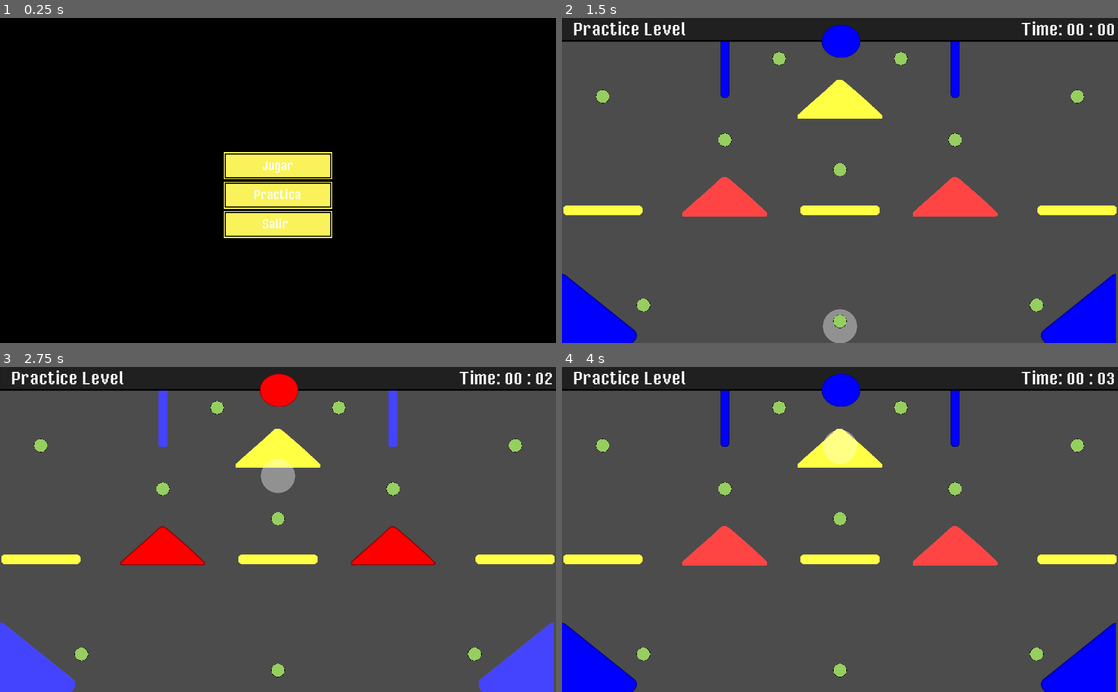
Above: before the commit, frames 1-4 (two rows, left to right).
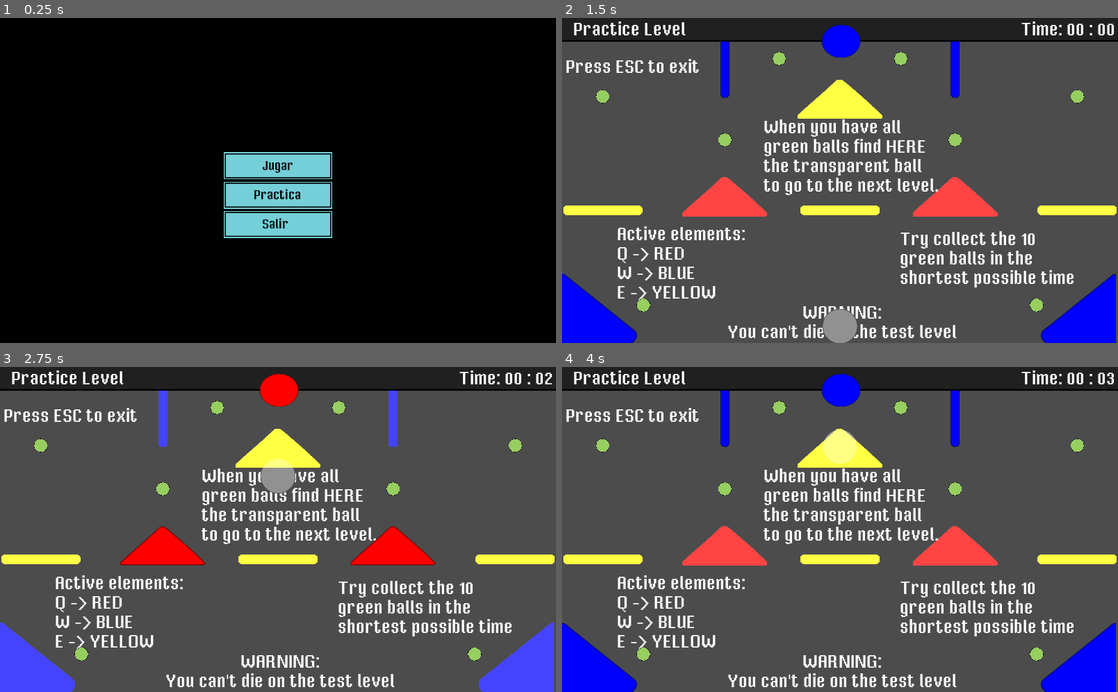
Above: after the commit, the same moments.

Repository: jromano743/final-project-P3
Game: Godot game, scene res://Scenes/MainMenu.tscn
The game is run twice, just before and just after one commit, with the same random seed, the same clock (stepped at 60 frames per second) and the same inputs. Sound files missing from this copy of the repository are replaced by a short silence.
Inputs:
- Up to frame 1 (0.25 s): no input
- Up to frame 2 (1.5 s): click "Practica" at 0.5 s; hold W (blue_button) from 1.28 s (still down)
- Up to frame 3 (2.75 s): release W (blue_button) at 2.03 s; tap Q (red_button) at 2.1 s
- Up to frame 4 (4 s): hold E (yellow_button) 2.78-3.53 s; tap W (blue_button) at 3.6 s

The runs differ from the first frame. In frame 1, 4.5% of the frame differs, in the area x 40-60%, y 41-68%; in frame 2, 6.0%; in frame 3, 6.0%; in frame 4, 6.2%, in the area x 0-92%, y 12-99%.
Error before the commit: Attempt to call function 'play_sfx' in base 'null instance' on a null instance. (res://Scripts/Item.gd:25)

Commit message:
Etapa final - Falta los assets del menu de inicio

Diff:
--- a/Final_project_P3/Scenes/Elements/Ball.tscn
+++ b/Final_project_P3/Scenes/Elements/Ball.tscn
@@ -22,6 +22,8 @@
 mass = 20.0
 physics_material_override = SubResource( 1 )
 gravity_scale = 10.0
+contacts_reported = 1
+contact_monitor = true
 linear_damp = 0.0
 angular_damp = 0.0
 script = ExtResource( 2 )
@@ -34,3 +36,4 @@
 [node name="Sprite" type="Sprite" parent="Ball"]
 scale = Vector2( 0.5, 0.5 )
 texture = ExtResource( 1 )
+[connection signal="body_entered" from="Ball" to="Ball" method="_on_Ball_body_entered"]
--- a/Final_project_P3/Scenes/Level0.tscn
+++ b/Final_project_P3/Scenes/Level0.tscn
@@ -8,12 +8,103 @@
 [ext_resource path="res://Scenes/Elements/Item.tscn" type="PackedScene" id=6]
 [ext_resource path="res://Scenes/HUD.tscn" type="PackedScene" id=7]
 [ext_resource path="res://Scenes/Elements/Triangle.tscn" type="PackedScene" id=8]
+[ext_resource path="res://Scenes/Elements/AudioManager.tscn" type="PackedScene" id=9]
 [ext_resource path="res://Scenes/Elements/ShortRectangle.tscn" type="PackedScene" id=10]
+[ext_resource path="res://Fonts/Mister Pixel Regular.otf" type="DynamicFontData" id=11]
+
+[sub_resource type="DynamicFont" id=2]
+size = 32
+font_data = ExtResource( 11 )
 
 [sub_resource type="RectangleShape2D" id=1]
 extents = Vector2( 621.848, 369.335 )
 
 [node name="Level0" type="Node2D"]
+
+[node name="Controls" type="Label" parent="."]
+anchor_left = 0.5
+anchor_top = 0.5
+anchor_right = 0.5
+anchor_bottom = 0.5
+margin_left = 101.224
+margin_top = 382.857
+margin_right = 334.224
+margin_bottom = 523.857
+custom_fonts/font = SubResource( 2 )
+text = "Active elements:
+Q -> RED
+W -> BLUE
+E 	-> YELLOW"
+__meta__ = {
+"_edit_use_anchors_": false
+}
+
+[node name="Warning" type="Label" parent="."]
+anchor_left = 0.5
+anchor_top = 0.5
+anchor_right = 0.5
+anchor_bottom = 0.5
+margin_left = 304.0
+margin_top = 528.0
+margin_right = 718.0
+margin_bottom = 601.0
+custom_fonts/font = SubResource( 2 )
+text = "WARNING:
+You can't die on the test level"
+align = 1
+__meta__ = {
+"_edit_use_anchors_": false
+}
+
+[node name="Goal" type="Label" parent="."]
+anchor_left = 0.5
+anchor_top = 0.5
+anchor_right = 0.5
+anchor_bottom = 0.5
+margin_left = 622.0
+margin_top = 392.0
+margin_right = 937.0
+margin_bottom = 514.0
+custom_fonts/font = SubResource( 2 )
+text = "Try collect the 10
+green balls in the
+shortest possible time"
+__meta__ = {
+"_edit_use_anchors_": false
+}
+
+[node name="Win" type="Label" parent="."]
+anchor_left = 0.5
+anchor_top = 0.5
+anchor_right = 0.5
+anchor_bottom = 0.5
+margin_left = 371.0
+margin_top = 186.0
+margin_right = 689.0
+margin_bottom = 327.0
+custom_fonts/font = SubResource( 2 )
+text = "When you have all
+green balls find HERE
+the transparent ball
+to go to the next level."
+__meta__ = {
+"_edit_use_anchors_": false
+}
+
+[node name="Exit" type="Label" parent="."]
+anchor_left = 0.5
+anchor_top = 0.5
+anchor_right = 0.5
+anchor_bottom = 0.5
+margin_left = 6.0
+margin_top = 74.0
+margin_right = 256.0
+margin_bottom = 111.0
+custom_fonts/font = SubResource( 2 )
+text = "Press ESC to exit"
+__meta__ = {
+"_edit_use_anchors_": false
+}
 
 [node name="Ball" parent="." instance=ExtResource( 1 )]
 position = Vector2( 512, 150 )
@@ -188,4 +279,6 @@
 position = Vector2( 400, 75 )
 
 [node name="HUD" parent="." instance=ExtResource( 7 )]
+
+[node name="AudioManager" parent="." instance=ExtResource( 9 )]
 [connection signal="body_exited" from="GameZone" to="GameManager" method="_on_GameZone_body_exited"]
--- a/Final_project_P3/Scenes/Level1.tscn
+++ b/Final_project_P3/Scenes/Level1.tscn
@@ -20,31 +20,7 @@
 
 # Declare member variables here. Examples:
 # var a = 2
-# var b = \"text\"
-
-var bar #Barra
-var circle #Circulo
-var lives #Vidas
-var level #Level
-
-# Called when the node enters the scene tree for the first time.
-func _ready():
-	bar = get_node(\"./Bar\")
-	circle = get_node(\"./Circle\")
-	lives = get_node(\"./Lives\")
-	level = get_node(\"./Level\")
-
-
-	print(bar)
-	print(circle)
-	print(lives)
-	print(level.text)
-
-
-# Called every frame. 'delta' is the elapsed time since the previous frame.
-#func _process(delta):
-#	pass
-"
+# var b = \"text"
 
 [node name="Level1" type="Node2D"]
 
--- /dev/null
+++ b/Final_project_P3/Scenes/Level4.tscn
@@ -0,0 +1,91 @@
+[gd_scene load_steps=5 format=2]
+
+[ext_resource path="res://Scenes/GameManager.tscn" type="PackedScene" id=3]
+[ext_resource path="res://Scenes/Elements/AudioManager.tscn" type="PackedScene" id=9]
+[ext_resource path="res://Fonts/Mister Pixel Regular.otf" type="DynamicFontData" id=11]
+
+[sub_resource type="DynamicFont" id=1]
+size = 32
+font_data = ExtResource( 11 )
+
+[node name="Level4" type="Node2D"]
+
+[node name="Congratulations" type="Label" parent="."]
+anchor_left = 0.5
+anchor_top = 0.5
+anchor_right = 0.5
+anchor_bottom = 0.5
+margin_left = 378.568
+margin_top = 76.2582
+margin_right = 617.568
+margin_bottom = 109.258
+custom_fonts/font = SubResource( 1 )
+text = "Congratulations!!"
+__meta__ = {
+"_edit_use_anchors_": false
+}
+
+[node name="Score" type="Label" parent="."]
+anchor_left = 0.5
+anchor_top = 0.5
+anchor_right = 0.5
+anchor_bottom = 0.5
+margin_left = 518.894
+margin_top = 195.436
+margin_right = 756.894
+margin_bottom = 237.436
+custom_fonts/font = SubResource( 1 )
+text = "You Score: 00:00"
+__meta__ = {
+"_edit_use_anchors_": false
+}
+
+[node name="Exit" type="Label" parent="."]
+anchor_top = 0.5
+anchor_right = 1.0
+anchor_bottom = 0.5
+margin_left = 264.004
+margin_top = 556.698
+margin_right = 740.004
+margin_bottom = 589.698
+custom_fonts/font = SubResource( 1 )
+text = "Press ESC to return to Main Menu"
+__meta__ = {
+"_edit_use_anchors_": false
+}
+
+[node name="Goal" type="Label" parent="."]
+anchor_left = 0.5
+anchor_top = 0.5
+anchor_right = 0.5
+anchor_bottom = 0.5
+margin_left = 257.269
+margin_top = 197.125
+margin_right = 486.269
+margin_bottom = 238.125
+custom_fonts/font = SubResource( 1 )
+text = "You end lives: 5"
+__meta__ = {
+"_edit_use_anchors_": false
+}
+
+[node name="Win" type="Label" parent="."]
+anchor_left = 0.5
+anchor_top = 0.5
+anchor_right = 0.5
+anchor_bottom = 0.5
+margin_left = 341.702
+margin_top = 366.101
+margin_right = 670.702
+margin_bottom = 471.101
+custom_fonts/font = SubResource( 1 )
+text = "Thanks for playing.
+Try complete the game
+with 5 lives"
+__meta__ = {
+"_edit_use_anchors_": false
+}
+
+[node name="GameManager" parent="." instance=ExtResource( 3 )]
+
+[node name="AudioManager" parent="." instance=ExtResource( 9 )]
--- a/Final_project_P3/Scenes/MainMenu.tscn
+++ b/Final_project_P3/Scenes/MainMenu.tscn
@@ -1,15 +1,18 @@
-[gd_scene load_steps=6 format=2]
+[gd_scene load_steps=7 format=2]
 
 [ext_resource path="res://Fonts/Mister Pixel Regular.otf" type="DynamicFontData" id=1]
 [ext_resource path="res://Sprites/button.png" type="Texture" id=2]
 [ext_resource path="res://Sprites/bg_test.png" type="Texture" id=3]
 [ext_resource path="res://Scripts/Menu.gd" type="Script" id=4]
+[ext_resource path="res://Scenes/Elements/AudioManager.tscn" type="PackedScene" id=5]
 
 [sub_resource type="DynamicFont" id=1]
 size = 24
 font_data = ExtResource( 1 )
 
 [node name="Level0" type="Node"]
+
+[node name="AudioManager" parent="." instance=ExtResource( 5 )]
 
 [node name="Control" type="Control" parent="."]
 anchor_right = 1.0
@@ -41,6 +44,7 @@
 }
 
 [node name="Jugar" type="TextureButton" parent="Control/Botones"]
+modulate = Color( 0.458824, 0.815686, 0.85098, 1 )
 margin_right = 200.0
 margin_bottom = 50.0
 rect_min_size = Vector2( 200, 50 )
@@ -48,6 +52,7 @@
 expand = true
 
 [node name="Label" type="Label" parent="Control/Botones/Jugar"]
+modulate = Color( 0, 0, 0, 1 )
 anchor_left = 0.5
 anchor_top = 0.5
 anchor_right = 0.5
@@ -63,6 +68,7 @@
 }
 
 [node name="Practica" type="TextureButton" parent="Control/Botones"]
+modulate = Color( 0.458824, 0.815686, 0.85098, 1 )
 margin_top = 54.0
 margin_right = 200.0
 margin_bottom = 104.0
@@ -71,6 +77,7 @@
 expand = true
 
 [node name="Label" type="Label" parent="Control/Botones/Practica"]
+modulate = Color( 0, 0, 0, 1 )
 anchor_left = 0.5
 anchor_top = 0.5
 anchor_right = 0.5
@@ -86,6 +93,7 @@
 }
 
 [node name="Salir" type="TextureButton" parent="Control/Botones"]
+modulate = Color( 0.458824, 0.815686, 0.85098, 1 )
 margin_top = 108.0
 margin_right = 200.0
 margin_bottom = 158.0
@@ -94,6 +102,7 @@
 expand = true
 
 [node name="Label" type="Label" parent="Control/Botones/Salir"]
+modulate = Color( 0, 0, 0, 1 )
 anchor_left = 0.5
 anchor_top = 0.5
 anchor_right = 0.5
--- a/Final_project_P3/Scripts/Ball.gd
+++ b/Final_project_P3/Scripts/Ball.gd
@@ -5,10 +5,23 @@
 # var a = 2
 # var b = "text"
 var init_position
-
+var audio_manager
+var sound_bounce = load("res://Sounds/bounce.wav")
 # Called when the node enters the scene tree for the first time.
 func _ready():
 	init_position = self.global_transform
+	var current_level = get_tree().get_current_scene().get_name()
+
+	#AudioManager
+	audio_manager = get_node("/root/"+str(current_level)+"/AudioManager")
 
 func resetPosition():
 	global_transform.origin = init_position.get_origin()
+
+func _physics_process(delta):
+	pass
+
+
+func _on_Ball_body_entered(body):
+	audio_manager.play_sfx(sound_bounce)
+	pass # Replace with function body.
--- a/Final_project_P3/Scripts/GameManager.gd
+++ b/Final_project_P3/Scripts/GameManager.gd
@@ -2,6 +2,9 @@
 
 
 # Declare member variables here. Examples:
+#Audio manager
+var audio_manager
+
 #Walls
 var blue_walls
 var red_walls
@@ -33,16 +36,31 @@
 var hud_time
 var hud_level
 
+#Sonidos
+var music_level = load("res://Sounds/music_level.wav")
+var sound_lost = load("res://Sounds/lost.wav")
+var sound_end_level = load("res://Sounds/end-level.wav")
+var sound_all_items = load("res://Sounds/all-item.wav")
+var music_menu = load("res://Sounds/menu_music.wav")
+
+#Señales
 signal win_game
 
 # Called when the node enters the scene tree for the first time.
 func _ready():
-	setup_level()
+	current_level = get_tree().get_current_scene().get_name()
+	current_level_number = int(current_level[5])
+
+	#Audio manager
+	audio_manager = get_node("/root/"+str(current_level)+"/AudioManager")
+
+	if current_level_number != 4:
+		setup_level()
+	else:
+		setup_end()
 
 #Configuracion inicial del nivel
 func setup_level():
-	current_level = get_tree().get_current_scene().get_name()
-	current_level_number = int(current_level[5])
 	next_level = current_level_number + 1
 
 	#Flags
@@ -78,6 +96,8 @@
 	activeWall(red_walls)
 	red_walls.modulate = Color(2,0,0,1)
 
+	audio_manager.play_music(music_level)
+
 	if(current_level_number == 0):
 		hud_level.text = "Practice Level"
 		hud_lives.text = " "
@@ -87,6 +107,18 @@
 		loadData()
 		hud_time.set_time(current_Time)
 		hud_lives.text = "Lives: " + str(lives)
+
+#Configuracion de pantalla final
+func setup_end():
+	loadData()
+	var secs = fmod(current_Time, 60)
+	var mins = fmod(current_Time, 60*60) / 60
+	var time_passed = "Time: %02d : %02d" % [mins, secs]
+
+	get_node("/root/"+current_level+"/Score").text = "You score: " + str(time_passed)
+	get_node("/root/"+current_level+"/Goal").text = "You end lives: " + str(lives)
+
+	audio_manager.play_music(music_menu)
 
 #Carga de datos (si existen), para el nivel
 func loadData() -> bool:
@@ -214,8 +246,14 @@
 #Evento que se activa cuando la pelota abandona el area 2D
 func _on_GameZone_body_exited(body):
 	if(not change_level):
-		body.linear_velocity = Vector2.ZERO
-		body.resetPosition()
-		lives -= 1
-		hud_lives.text = "Lives: " + str(lives)
+		if lives > 0:
+			body.linear_velocity = Vector2.ZERO
+			body.resetPosition()
+			audio_manager.play_sfx(sound_lost)
+			lives -= 1
+			hud_lives.text = "Lives: " + str(lives)
+		else:
+			audio_manager.play_sfx(sound_end_level)
+			body.queue_free()
+			hud_time.time_Stop()
 	print("Un objeto salio del area")
--- a/Final_project_P3/Scripts/Menu.gd
+++ b/Final_project_P3/Scripts/Menu.gd
@@ -1,8 +1,13 @@
 extends Node
 
-# Called when the node enters the scene tree for the first time.
+var music_menu = load("res://Sounds/menu_music.wav")
+var audio_manager
+
 func _ready():
-	pass # Replace with function body.
+	var current_level = get_tree().get_current_scene().get_name()
+	audio_manager = get_node("/root/"+str(current_level)+"/AudioManager")
+
+	audio_manager.play_music(music_menu)
 
 #Botones del menu
 func _on_Jugar_pressed():
--- a/Final_project_P3/Scripts/TimerController.gd
+++ b/Final_project_P3/Scripts/TimerController.gd
@@ -19,15 +19,15 @@
 	text = time_passed
 
 #Enciende el reloj
-func _on_Time_Start():
+func time_Start():
 	time_on = true
 
 #Apaga el reloj
-func _on_Time_Stop():
+func time_Stop():
 	time_on = false
 
 #Reinicia el reloj
-func _on_Time_Reset():
+func time_Reset():
 	time = 0
 
 #Devuelve el tiempo actual del reloj
Not shown: 1 places in Final_project_P3/Scenes/Level0.tscn that only renumber resources
Not shown, added: Final_project_P3/Sounds/menu_music.wav.import
Not shown, added: Final_project_P3/Sounds/music_level.wav.import
Binary file changed: Final_project_P3/Sprites/button.png
Not shown, changed: .gitignore
Not shown, added: Final_project_P3/Sounds/menu_music.wav
Not shown, added: Final_project_P3/Sounds/music_level.wav
Not shown, changed: README.md
